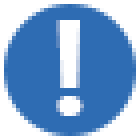
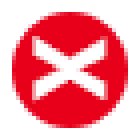
Revision of a layered 140 x 140 image; what changed, layer by layer:
renamed "!" to "X", painted on it over left=32, top=20, right=108, bottom=116
